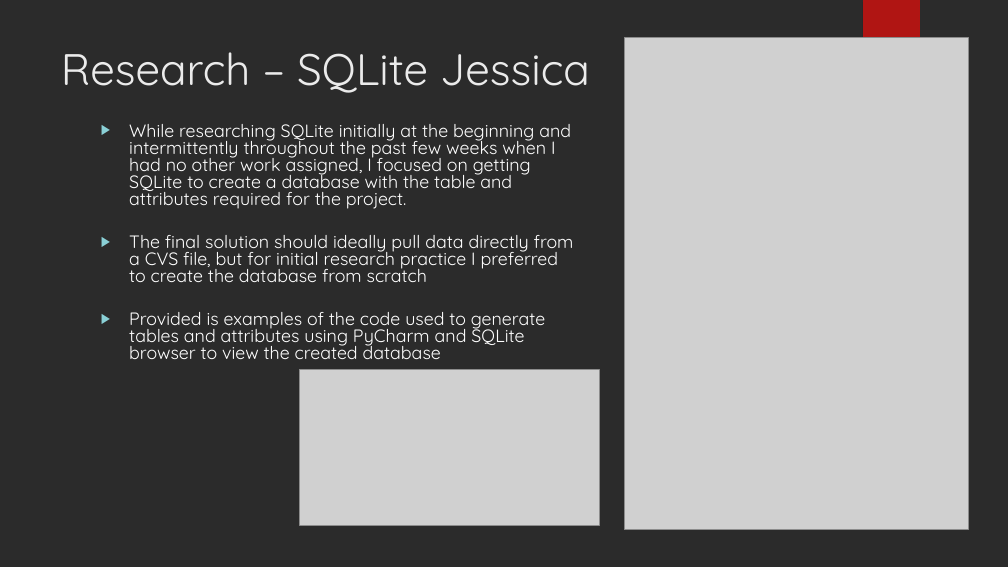
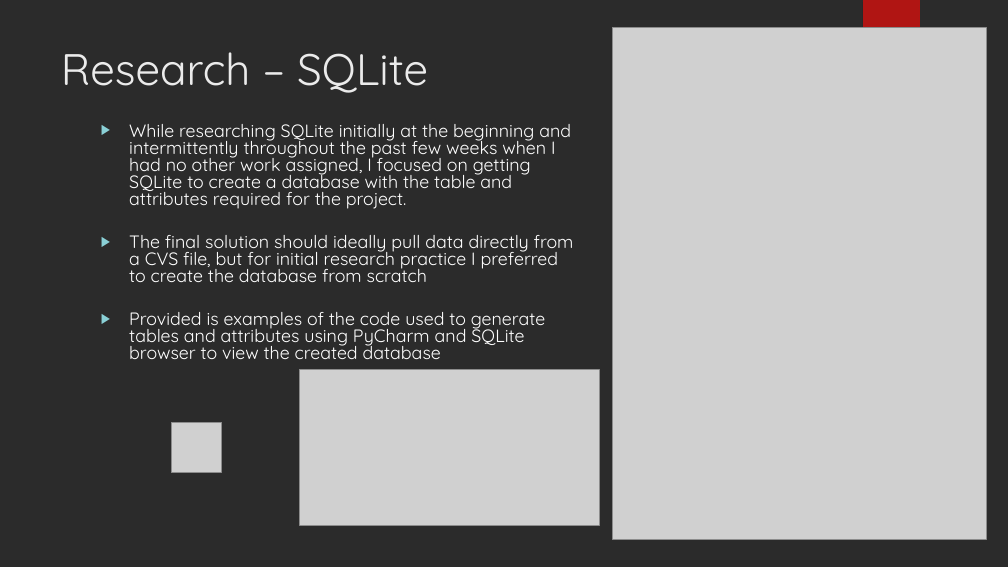
Before and after one commit to BenB33/ProfessionalismTeam2, a slide deck: slide 11 of PIM – Phase 1.odp (slide 12 before the commit). Drawn at 1008x567 pixels with LibreOffice and Linux fonts; fonts in the diff are those of the drawing; grey boxes stand for pictures; background and template pictures are left out; a plain dark background stands for a picture behind light text. Boxes give left, top, right and bottom in pixels: in the first picture for what was removed or moved away, otherwise in the second. Text is boxed around its words. In the diff, an @@ line names an element or a change of style, - is before the commit and + after.

```diff
--- a/PIM – Phase 1.odp
+++ b/PIM – Phase 1.odp
@@ picture: place and size @@
-picture at bbox=[625, 38, 969, 530]
+picture at bbox=[613, 28, 986, 539]
@@ title at bbox=[61, 52, 428, 93]: text changed @@
-Research – SQLite Jessica
+Research – SQLite
@@ picture added at bbox=[171, 422, 222, 473] @@
```
Also in this commit, not shown: 2 other slides changed, 1 slide removed.
